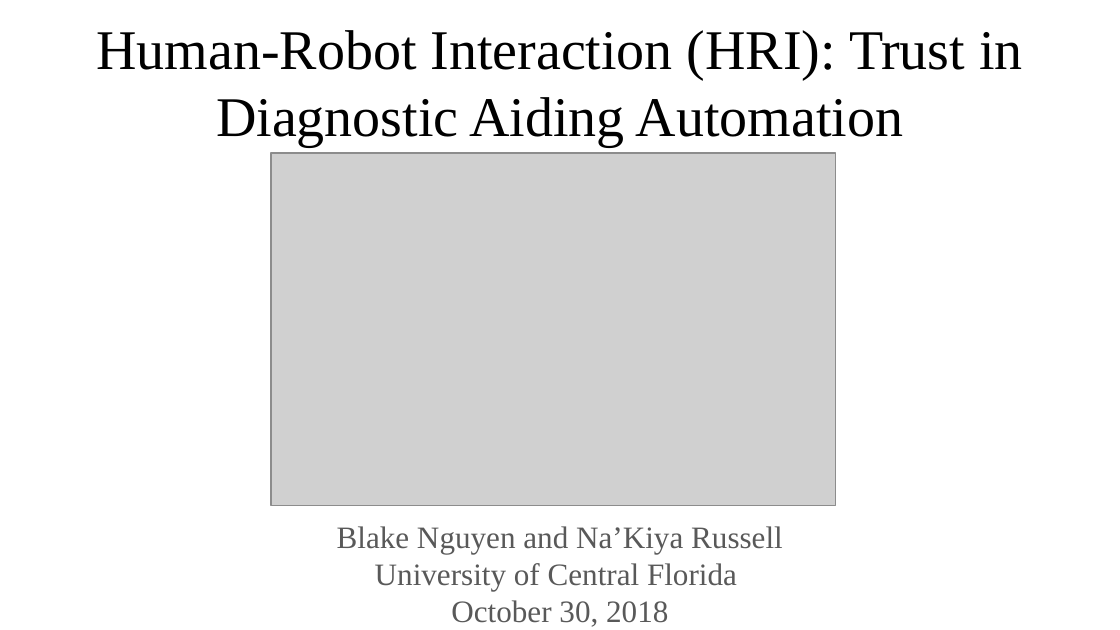
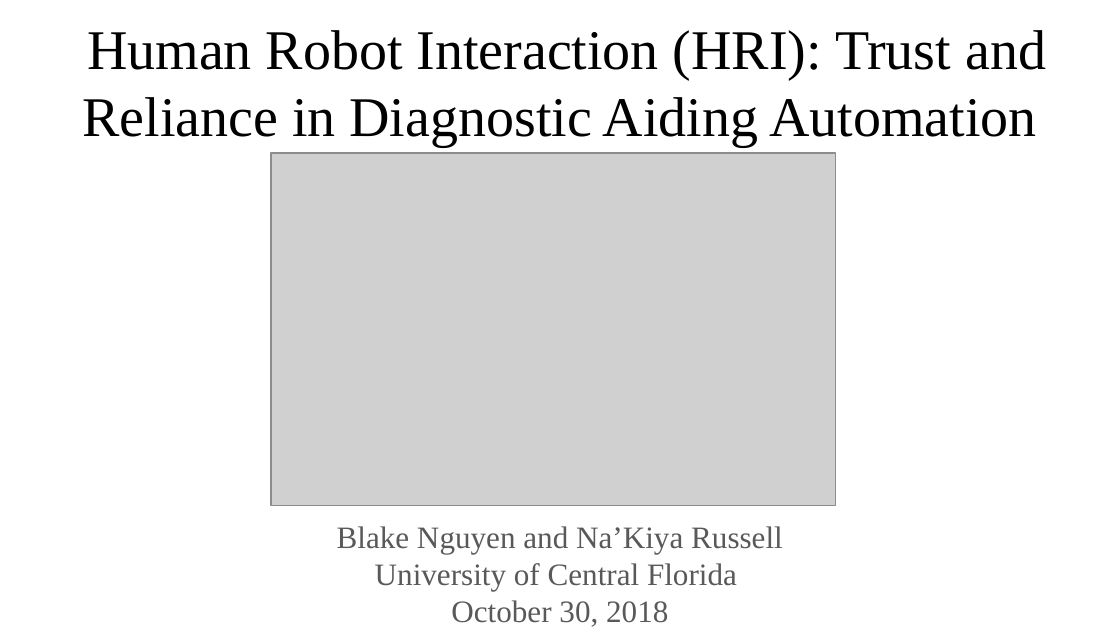
Before and after one commit to blakeanguyen/project_template, a slide deck: slide 1 of M&S Practicum_PP_103018_BN.pptx. Drawn at 1120x630 pixels with LibreOffice and Linux fonts; fonts in the diff are those of the drawing; grey boxes stand for pictures. Boxes give left, top, right and bottom in pixels: in the first picture for what was removed or moved away, otherwise in the second. Text is boxed around its words. In the diff, an @@ line names an element or a change of style, - is before the commit and + after.

```diff
--- a/M&S Practicum_PP_103018_BN.pptx
+++ b/M&S Practicum_PP_103018_BN.pptx
@@ title at [83, 30, 1046, 147]: text changed @@
-Human-Robot Interaction (HRI): Trust in Diagnostic Aiding Automation
+Human Robot Interaction (HRI): Trust and Reliance in Diagnostic Aiding Automation
```
Also in this commit, not shown: 2 other slides changed, 3 other files.
